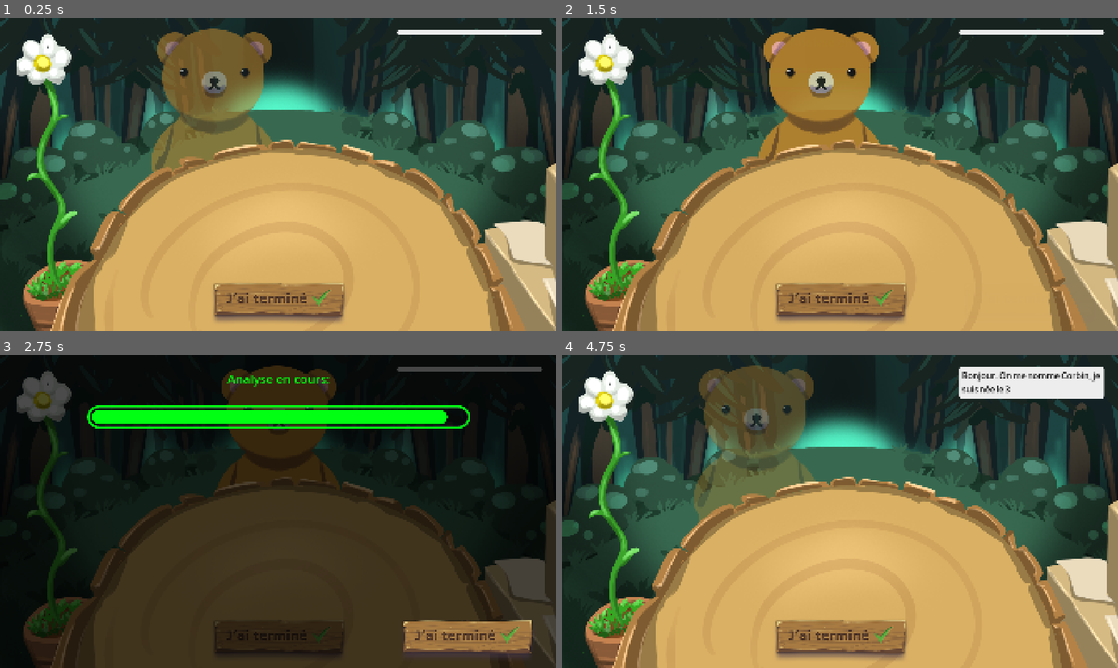
Above: before the commit, frames 1-4 (two rows, left to right).
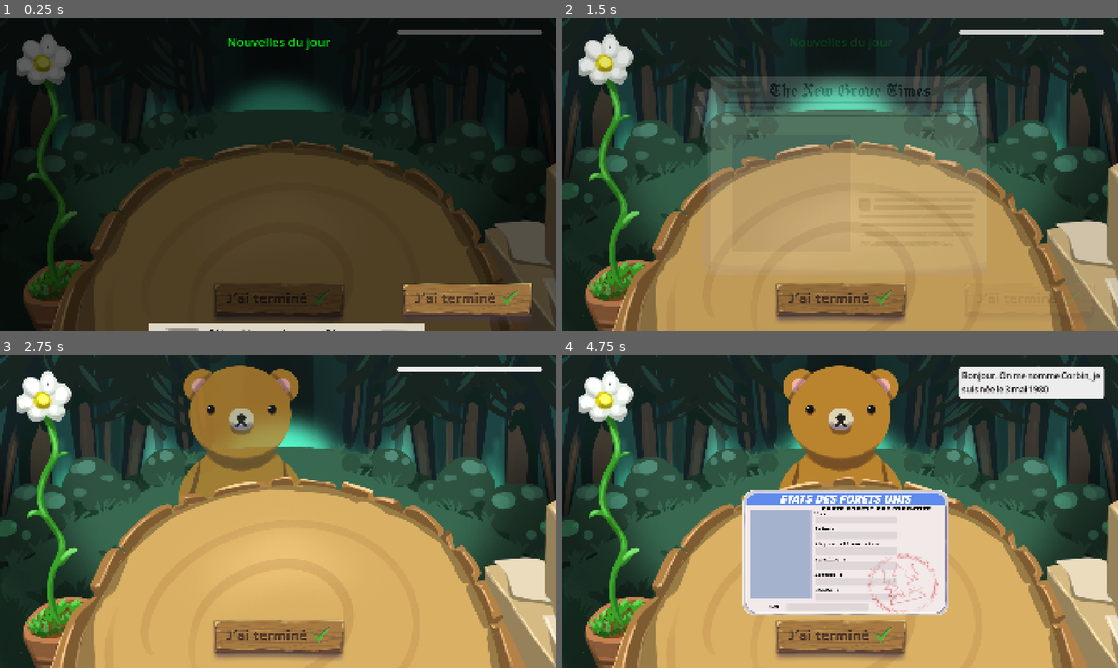
Above: after the commit, the same moments.

Repository: Acedyn/sgj-faux-cerf
Game: Godot game, scene res://contact/character_contact.tscn
Same seed, same stepped clock (60 frames per second), same inputs: the game is played once before the commit and once after it.
Inputs (mouse positions are in pixels of both pictures, inside the frame that each line leads up to):
- Up to frame 1 (0.25 s): no input
- Up to frame 2 (1.5 s): click (840, 302) at 0.5 s; click (1029, 302) at 1.25 s
- Up to frame 3 (2.75 s): click (278, 639) at 2 s
- Up to frame 4 (4.75 s): click (1029, 639) at 2.77 s; click (979, 376) at 3.5 s, where only the run after the commit has a clickable "Bonjour."; click "On" at 4.25 s

The runs differ from the first frame. In frame 1, 82% of the frame differs, in the area x 0-100%, y 0-100%; in frame 2, 26%; in frame 3, 97%; in frame 4, 27%.

Commit message:
feat: add the manchette logic

Diff:
--- a/contact/character_contact.tscn
+++ b/contact/character_contact.tscn
@@ -9,7 +9,10 @@
 [ext_resource type="Script" uid="uid://dg177okdt05xo" path="res://levels/level_manager.gd" id="7_nw3mx"]
 [ext_resource type="Texture2D" uid="uid://ckbuvei5dot36" path="res://levels/passed.png" id="8_we84g"]
 [ext_resource type="Texture2D" uid="uid://bknc75sfpjob3" path="res://contact/button_finish.png" id="8_x1xsh"]
+[ext_resource type="Script" uid="uid://cwduwy2napkd" path="res://contact/result_container.gd" id="9_4d1mq"]
 [ext_resource type="Texture2D" uid="uid://b76k563tkymj" path="res://levels/refused.png" id="9_c3q2n"]
+[ext_resource type="Script" uid="uid://dhlugcahi40a6" path="res://contact/manchette_container.gd" id="11_4d1mq"]
+[ext_resource type="Texture2D" uid="uid://baucc5dwglskd" path="res://contact/manchette.png" id="12_6t8y8"]
 
 [sub_resource type="Animation" id="Animation_nw3mx"]
 length = 0.001
@@ -120,6 +123,33 @@
 "transitions": PackedFloat32Array(1),
 "update": 0,
 "values": [Vector2(1, 1)]
+}
+
+[sub_resource type="Animation" id="Animation_hj4nv"]
+resource_name = "character_animation_in"
+tracks/0/type = "value"
+tracks/0/imported = false
+tracks/0/enabled = true
+tracks/0/path = NodePath("CharacterContainer/CharacterTexture:modulate")
+tracks/0/interp = 1
+tracks/0/loop_wrap = true
+tracks/0/keys = {
+"times": PackedFloat32Array(0, 1),
+"transitions": PackedFloat32Array(0.31864, 1),
+"update": 0,
+"values": [Color(1, 1, 1, 0), Color(1, 1, 1, 1)]
+}
+tracks/1/type = "value"
+tracks/1/imported = false
+tracks/1/enabled = true
+tracks/1/path = NodePath("CharacterContainer/CharacterTexture:position")
+tracks/1/interp = 1
+tracks/1/loop_wrap = true
+tracks/1/keys = {
+"times": PackedFloat32Array(0, 1),
+"transitions": PackedFloat32Array(0.450625, 0.120742),
+"update": 0,
+"values": [Vector2(-400, 0), Vector2(0, 0)]
 }
 
 [sub_resource type="Animation" id="Animation_x1xsh"]
@@ -149,31 +179,32 @@
 "values": [Vector2(0, 0), Vector2(400, 0)]
 }
 
-[sub_resource type="Animation" id="Animation_hj4nv"]
-resource_name = "character_animation_in"
-tracks/0/type = "value"
-tracks/0/imported = false
-tracks/0/enabled = true
-tracks/0/path = NodePath("CharacterContainer/CharacterTexture:modulate")
-tracks/0/interp = 1
-tracks/0/loop_wrap = true
-tracks/0/keys = {
-"times": PackedFloat32Array(0, 1),
-"transitions": PackedFloat32Array(0.31864, 1),
+[sub_resource type="Animation" id="Animation_we84g"]
+resource_name = "doc_animation_in"
+length = 0.5
+tracks/0/type = "value"
+tracks/0/imported = false
+tracks/0/enabled = true
+tracks/0/path = NodePath("DocumentContainer:modulate")
+tracks/0/interp = 1
+tracks/0/loop_wrap = true
+tracks/0/keys = {
+"times": PackedFloat32Array(0, 0.5),
+"transitions": PackedFloat32Array(0.297302, 1),
 "update": 0,
 "values": [Color(1, 1, 1, 0), Color(1, 1, 1, 1)]
 }
 tracks/1/type = "value"
 tracks/1/imported = false
 tracks/1/enabled = true
-tracks/1/path = NodePath("CharacterContainer/CharacterTexture:position")
+tracks/1/path = NodePath("DocumentContainer:position")
 tracks/1/interp = 1
 tracks/1/loop_wrap = true
 tracks/1/keys = {
-"times": PackedFloat32Array(0, 1),
-"transitions": PackedFloat32Array(0.450625, 0.120742),
-"update": 0,
-"values": [Vector2(-400, 0), Vector2(0, 0)]
+"times": PackedFloat32Array(0, 0.5),
+"transitions": PackedFloat32Array(0.267943, 1),
+"update": 0,
+"values": [Vector2(0, 600), Vector2(0, -30)]
 }
 
 [sub_resource type="Animation" id="Animation_c3q2n"]
@@ -204,188 +235,13 @@
 "values": [Vector2(0, -30), Vector2(0, 600)]
 }
 
-[sub_resource type="Animation" id="Animation_6t8y8"]
-resource_name = "result_out"
-length = 0.2
-tracks/0/type = "value"
-tracks/0/imported = false
-tracks/0/enabled = true
-tracks/0/path = NodePath("ResultContainer:modulate")
-tracks/0/interp = 1
-tracks/0/loop_wrap = true
-tracks/0/keys = {
-"times": PackedFloat32Array(0, 0.2),
-"transitions": PackedFloat32Array(0.435275, 1),
-"update": 0,
-"values": [Color(1, 1, 1, 1), Color(1, 1, 1, 0)]
-}
-
-[sub_resource type="Animation" id="Animation_we84g"]
-resource_name = "doc_animation_in"
-length = 0.5
-tracks/0/type = "value"
-tracks/0/imported = false
-tracks/0/enabled = true
-tracks/0/path = NodePath("DocumentContainer:modulate")
-tracks/0/interp = 1
-tracks/0/loop_wrap = true
-tracks/0/keys = {
-"times": PackedFloat32Array(0, 0.5),
-"transitions": PackedFloat32Array(0.297302, 1),
-"update": 0,
-"values": [Color(1, 1, 1, 0), Color(1, 1, 1, 1)]
-}
-tracks/1/type = "value"
-tracks/1/imported = false
-tracks/1/enabled = true
-tracks/1/path = NodePath("DocumentContainer:position")
-tracks/1/interp = 1
-tracks/1/loop_wrap = true
-tracks/1/keys = {
-"times": PackedFloat32Array(0, 0.5),
-"transitions": PackedFloat32Array(0.267943, 1),
-"update": 0,
-"values": [Vector2(0, 600), Vector2(0, -30)]
-}
-
-[sub_resource type="Animation" id="Animation_4d1mq"]
-resource_name = "result_in_passed"
-length = 2.0
-tracks/0/type = "value"
-tracks/0/imported = false
-tracks/0/enabled = true
-tracks/0/path = NodePath("ResultContainer:modulate")
-tracks/0/interp = 1
-tracks/0/loop_wrap = true
-tracks/0/keys = {
-"times": PackedFloat32Array(0, 0.2),
-"transitions": PackedFloat32Array(0.267943, 1),
-"update": 0,
-"values": [Color(1, 1, 1, 0), Color(1, 1, 1, 1)]
-}
-tracks/1/type = "value"
-tracks/1/imported = false
-tracks/1/enabled = true
-tracks/1/path = NodePath("ResultContainer/ResultContainer/MarginContainer2/Panel/Panel2:size")
-tracks/1/interp = 1
-tracks/1/loop_wrap = true
-tracks/1/keys = {
-"times": PackedFloat32Array(0.2, 1),
-"transitions": PackedFloat32Array(0.287175, 1),
-"update": 0,
-"values": [Vector2(0, 80), Vector2(1321.89, 80)]
-}
-tracks/2/type = "value"
-tracks/2/imported = false
-tracks/2/enabled = true
-tracks/2/path = NodePath("ResultContainer/PassedText:modulate")
-tracks/2/interp = 1
-tracks/2/loop_wrap = true
-tracks/2/keys = {
-"times": PackedFloat32Array(1.2, 1.5),
-"transitions": PackedFloat32Array(8, 1),
-"update": 0,
-"values": [Color(1, 1, 1, 0), Color(1, 1, 1, 1)]
-}
-tracks/3/type = "value"
-tracks/3/imported = false
-tracks/3/enabled = true
-tracks/3/path = NodePath("ResultContainer/RefusedText:modulate")
-tracks/3/interp = 1
-tracks/3/loop_wrap = true
-tracks/3/keys = {
-"times": PackedFloat32Array(1.2),
-"transitions": PackedFloat32Array(1),
-"update": 0,
-"values": [Color(1, 1, 1, 0)]
-}
-tracks/4/type = "value"
-tracks/4/imported = false
-tracks/4/enabled = true
-tracks/4/path = NodePath("ResultContainer/PassedText:scale")
-tracks/4/interp = 1
-tracks/4/loop_wrap = true
-tracks/4/keys = {
-"times": PackedFloat32Array(1.2, 1.5),
-"transitions": PackedFloat32Array(8, 1),
-"update": 0,
-"values": [Vector2(0.5, 0.5), Vector2(1, 1)]
-}
-
-[sub_resource type="Animation" id="Animation_qcico"]
-resource_name = "result_in_refused"
-length = 2.0
-tracks/0/type = "value"
-tracks/0/imported = false
-tracks/0/enabled = true
-tracks/0/path = NodePath("ResultContainer:modulate")
-tracks/0/interp = 1
-tracks/0/loop_wrap = true
-tracks/0/keys = {
-"times": PackedFloat32Array(0, 0.2),
-"transitions": PackedFloat32Array(0.267943, 1),
-"update": 0,
-"values": [Color(1, 1, 1, 0), Color(1, 1, 1, 1)]
-}
-tracks/1/type = "value"
-tracks/1/imported = false
-tracks/1/enabled = true
-tracks/1/path = NodePath("ResultContainer/ResultContainer/MarginContainer2/Panel/Panel2:size")
-tracks/1/interp = 1
-tracks/1/loop_wrap = true
-tracks/1/keys = {
-"times": PackedFloat32Array(0.2, 1),
-"transitions": PackedFloat32Array(0.287175, 1),
-"update": 0,
-"values": [Vector2(0, 80), Vector2(1321.89, 80)]
-}
-tracks/2/type = "value"
-tracks/2/imported = false
-tracks/2/enabled = true
-tracks/2/path = NodePath("ResultContainer/PassedText:modulate")
-tracks/2/interp = 1
-tracks/2/loop_wrap = true
-tracks/2/keys = {
-"times": PackedFloat32Array(1.2),
-"transitions": PackedFloat32Array(8),
-"update": 0,
-"values": [Color(1, 1, 1, 0)]
-}
-tracks/3/type = "value"
-tracks/3/imported = false
-tracks/3/enabled = true
-tracks/3/path = NodePath("ResultContainer/RefusedText:modulate")
-tracks/3/interp = 1
-tracks/3/loop_wrap = true
-tracks/3/keys = {
-"times": PackedFloat32Array(1.2, 1.5),
-"transitions": PackedFloat32Array(8, 1),
-"update": 0,
-"values": [Color(1, 1, 1, 0), Color(1, 1, 1, 1)]
-}
-tracks/4/type = "value"
-tracks/4/imported = false
-tracks/4/enabled = true
-tracks/4/path = NodePath("ResultContainer/RefusedText:scale")
-tracks/4/interp = 1
-tracks/4/loop_wrap = true
-tracks/4/keys = {
-"times": PackedFloat32Array(1.2, 1.5),
-"transitions": PackedFloat32Array(8, 1),
-"update": 0,
-"values": [Vector2(0.5, 0.5), Vector2(1, 1)]
-}
-
 [sub_resource type="AnimationLibrary" id="AnimationLibrary_4d1mq"]
 _data = {
 &"RESET": SubResource("Animation_nw3mx"),
 &"character_animation_in": SubResource("Animation_hj4nv"),
 &"character_animation_out": SubResource("Animation_x1xsh"),
 &"doc_animation_in": SubResource("Animation_we84g"),
-&"doc_animation_out": SubResource("Animation_c3q2n"),
-&"result_in_passed": SubResource("Animation_4d1mq"),
-&"result_in_refused": SubResource("Animation_qcico"),
-&"result_out": SubResource("Animation_6t8y8")
+&"doc_animation_out": SubResource("Animation_c3q2n")
 }
 
 [sub_resource type="SystemFont" id="SystemFont_x1xsh"]
@@ -416,6 +272,274 @@
 corner_radius_bottom_right = 50
 corner_radius_bottom_left = 50
 
+[sub_resource type="Animation" id="Animation_djtxk"]
+resource_name = "RESET"
+length = 0.001
+tracks/0/type = "value"
+tracks/0/imported = false
+tracks/0/enabled = true
+tracks/0/path = NodePath(".:modulate")
+tracks/0/interp = 1
+tracks/0/loop_wrap = true
+tracks/0/keys = {
+"times": PackedFloat32Array(0),
+"transitions": PackedFloat32Array(0.267943),
+"update": 0,
+"values": [Color(1, 1, 1, 0)]
+}
+tracks/1/type = "value"
+tracks/1/imported = false
+tracks/1/enabled = true
+tracks/1/path = NodePath("RefusedText:modulate")
+tracks/1/interp = 1
+tracks/1/loop_wrap = true
+tracks/1/keys = {
+"times": PackedFloat32Array(0),
+"transitions": PackedFloat32Array(1),
+"update": 0,
+"values": [Color(1, 1, 1, 0)]
+}
+tracks/2/type = "value"
+tracks/2/imported = false
+tracks/2/enabled = true
+tracks/2/path = NodePath("PassedText:modulate")
+tracks/2/interp = 1
+tracks/2/loop_wrap = true
+tracks/2/keys = {
+"times": PackedFloat32Array(0),
+"transitions": PackedFloat32Array(8),
+"update": 0,
+"values": [Color(1, 1, 1, 0)]
+}
+tracks/3/type = "value"
+tracks/3/imported = false
+tracks/3/enabled = true
+tracks/3/path = NodePath("ResultContainer/MarginContainer2/Panel/Panel2:size")
+tracks/3/interp = 1
+tracks/3/loop_wrap = true
+tracks/3/keys = {
+"times": PackedFloat32Array(0),
+"transitions": PackedFloat32Array(0.287175),
+"update": 0,
+"values": [Vector2(0, 80)]
+}
+
+[sub_resource type="Animation" id="Animation_4d1mq"]
+resource_name = "result_in_passed"
+length = 1.5
+tracks/0/type = "value"
+tracks/0/imported = false
+tracks/0/enabled = true
+tracks/0/path = NodePath(".:modulate")
+tracks/0/interp = 1
+tracks/0/loop_wrap = true
+tracks/0/keys = {
+"times": PackedFloat32Array(0, 0.2),
+"transitions": PackedFloat32Array(0.267943, 1),
+"update": 0,
+"values": [Color(1, 1, 1, 0), Color(1, 1, 1, 1)]
+}
+tracks/1/type = "value"
+tracks/1/imported = false
+tracks/1/enabled = true
+tracks/1/path = NodePath("PassedText:scale")
+tracks/1/interp = 1
+tracks/1/loop_wrap = true
+tracks/1/keys = {
+"times": PackedFloat32Array(1.2, 1.5),
+"transitions": PackedFloat32Array(8, 1),
+"update": 0,
+"values": [Vector2(0.5, 0.5), Vector2(1, 1)]
+}
+tracks/2/type = "value"
+tracks/2/imported = false
+tracks/2/enabled = true
+tracks/2/path = NodePath("RefusedText:modulate")
+tracks/2/interp = 1
+tracks/2/loop_wrap = true
+tracks/2/keys = {
+"times": PackedFloat32Array(1.2),
+"transitions": PackedFloat32Array(1),
+"update": 0,
+"values": [Color(1, 1, 1, 0)]
+}
+tracks/3/type = "value"
+tracks/3/imported = false
+tracks/3/enabled = true
+tracks/3/path = NodePath("PassedText:modulate")
+tracks/3/interp = 1
+tracks/3/loop_wrap = true
+tracks/3/keys = {
+"times": PackedFloat32Array(1.2, 1.5),
+"transitions": PackedFloat32Array(8, 1),
+"update": 0,
+"values": [Color(1, 1, 1, 0), Color(1, 1, 1, 1)]
+}
+tracks/4/type = "value"
+tracks/4/imported = false
+tracks/4/enabled = true
+tracks/4/path = NodePath("ResultContainer/MarginContainer2/Panel/Panel2:size")
+tracks/4/interp = 1
+tracks/4/loop_wrap = true
+tracks/4/keys = {
+"times": PackedFloat32Array(0.2, 1),
+"transitions": PackedFloat32Array(0.287175, 1),
+"update": 0,
+"values": [Vector2(0, 80), Vector2(1321.89, 80)]
+}
+
+[sub_resource type="Animation" id="Animation_6t8y8"]
+resource_name = "result_in_refused"
+length = 1.5
+tracks/0/type = "value"
+tracks/0/imported = false
+tracks/0/enabled = true
+tracks/0/path = NodePath(".:modulate")
+tracks/0/interp = 1
+tracks/0/loop_wrap = true
+tracks/0/keys = {
+"times": PackedFloat32Array(0, 0.2),
+"transitions": PackedFloat32Array(0.267943, 1),
+"update": 0,
+"values": [Color(1, 1, 1, 0), Color(1, 1, 1, 1)]
+}
+tracks/1/type = "value"
+tracks/1/imported = false
+tracks/1/enabled = true
+tracks/1/path = NodePath("RefusedText:scale")
+tracks/1/interp = 1
+tracks/1/loop_wrap = true
+tracks/1/keys = {
+"times": PackedFloat32Array(1.2, 1.5),
+"transitions": PackedFloat32Array(8, 1),
+"update": 0,
+"values": [Vector2(0.5, 0.5), Vector2(1, 1)]
+}
+tracks/2/type = "value"
+tracks/2/imported = false
+tracks/2/enabled = true
+tracks/2/path = NodePath("RefusedText:modulate")
+tracks/2/interp = 1
+tracks/2/loop_wrap = true
+tracks/2/keys = {
+"times": PackedFloat32Array(1.2, 1.5),
+"transitions": PackedFloat32Array(8, 1),
+"update": 0,
+"values": [Color(1, 1, 1, 0), Color(1, 1, 1, 1)]
+}
+tracks/3/type = "value"
+tracks/3/imported = false
+tracks/3/enabled = true
+tracks/3/path = NodePath("PassedText:modulate")
+tracks/3/interp = 1
+tracks/3/loop_wrap = true
+tracks/3/keys = {
+"times": PackedFloat32Array(1.2),
+"transitions": PackedFloat32Array(8),
+"update": 0,
+"values": [Color(1, 1, 1, 0)]
+}
+tracks/4/type = "value"
+tracks/4/imported = false
+tracks/4/enabled = true
+tracks/4/path = NodePath("ResultContainer/MarginContainer2/Panel/Panel2:size")
+tracks/4/interp = 1
+tracks/4/loop_wrap = true
+tracks/4/keys = {
+"times": PackedFloat32Array(0.2, 1),
+"transitions": PackedFloat32Array(0.287175, 1),
+"update": 0,
+"values": [Vector2(0, 80), Vector2(1321.89, 80)]
+}
+
+[sub_resource type="Animation" id="Animation_qcico"]
+resource_name = "result_out"
+length = 0.2
+tracks/0/type = "value"
+tracks/0/imported = false
+tracks/0/enabled = true
+tracks/0/path = NodePath(".:modulate")
+tracks/0/interp = 1
+tracks/0/loop_wrap = true
+tracks/0/keys = {
+"times": PackedFloat32Array(0, 0.2),
+"transitions": PackedFloat32Array(0.435275, 1),
+"update": 0,
+"values": [Color(1, 1, 1, 1), Color(1, 1, 1, 0)]
+}
+
+[sub_resource type="AnimationLibrary" id="AnimationLibrary_djtxk"]
+_data = {
+&"RESET": SubResource("Animation_djtxk"),
+&"result_in_passed": SubResource("Animation_4d1mq"),
+&"result_in_refused": SubResource("Animation_6t8y8"),
+&"result_out": SubResource("Animation_qcico")
+}
+
+[sub_resource type="Animation" id="Animation_gjmd2"]
+resource_name = "RESET"
+tracks/0/type = "value"
+tracks/0/imported = false
+tracks/0/enabled = true
+tracks/0/path = NodePath("MarginContainer:position")
+tracks/0/interp = 1
+tracks/0/loop_wrap = true
+tracks/0/keys = {
+"times": PackedFloat32Array(0),
+"transitions": PackedFloat32Array(1),
+"update": 0,
+"values": [Vector2(0, 0)]
+}
+
+[sub_resource type="Animation" id="Animation_a0xff"]
+resource_name = "manchette_in"
+tracks/0/type = "value"
+tracks/0/imported = false
+tracks/0/enabled = true
+tracks/0/path = NodePath(".:modulate")
+tracks/0/interp = 1
+tracks/0/loop_wrap = true
+tracks/0/keys = {
+"times": PackedFloat32Array(0, 0.5),
+"transitions": PackedFloat32Array(0.267943, 1),
+"update": 0,
+"values": [Color(1, 1, 1, 0), Color(1, 1, 1, 1)]
+}
+tracks/1/type = "value"
+tracks/1/imported = false
+tracks/1/enabled = true
+tracks/1/path = NodePath("MarginContainer:position")
+tracks/1/interp = 1
+tracks/1/loop_wrap = true
+tracks/1/keys = {
+"times": PackedFloat32Array(0.2, 0.8),
+"transitions": PackedFloat32Array(0.353553, 1),
+"update": 0,
+"values": [Vector2(0, 1000), Vector2(0, 0)]
+}
+
+[sub_resource type="Animation" id="Animation_nshxt"]
+resource_name = "manchette_out"
+tracks/0/type = "value"
+tracks/0/imported = false
+tracks/0/enabled = true
+tracks/0/path = NodePath(".:modulate")
+tracks/0/interp = 1
+tracks/0/loop_wrap = true
+tracks/0/keys = {
+"times": PackedFloat32Array(0, 0.2),
+"transitions": PackedFloat32Array(1, 0.267943),
+"update": 0,
+"values": [Color(1, 1, 1, 1), Color(1, 1, 1, 0)]
+}
+
+[sub_resource type="AnimationLibrary" id="AnimationLibrary_a0xff"]
+_data = {
+&"RESET": SubResource("Animation_gjmd2"),
+&"manchette_in": SubResource("Animation_a0xff"),
+&"manchette_out": SubResource("Animation_nshxt")
+}
+
 [node name="CharacterContact" type="Node2D"]
 
 [node name="Control" type="Control" parent="."]
@@ -510,7 +634,6 @@
 metadata/_edit_use_anchors_ = true
 
 [node name="ResultContainer" type="ColorRect" parent="Control/LevelManager"]
-visible = false
 modulate = Color(1, 1, 1, 0)
 layout_mode = 1
 anchors_preset = 15
@@ -520,6 +643,7 @@
 grow_vertical = 2
 mouse_filter = 2
 color = Color(0, 0, 0, 0.705882)
+script = ExtResource("9_4d1mq")
 metadata/_edit_use_anchors_ = true
 
 [node name="ResultContainer" type="VBoxContainer" parent="Control/LevelManager/ResultContainer"]
@@ -528,7 +652,6 @@
 offset_bottom = 1082.0
 grow_horizontal = 2
 grow_vertical = 2
-metadata/_edit_use_anchors_ = true
 
 [node name="MarginContainer" type="MarginContainer" parent="Control/LevelManager/ResultContainer/ResultContainer"]
 layout_mode = 2
@@ -558,7 +681,7 @@
 
 [node name="Panel2" type="Panel" parent="Control/LevelManager/ResultContainer/ResultContainer/MarginContainer2/Panel"]
 custom_minimum_size = Vector2(0, 80)
-offset_right = 1321.89
+layout_mode = 0
 offset_bottom = 80.0
 theme_override_styles/panel = SubResource("StyleBoxFlat_qcico")
 
@@ -578,6 +701,7 @@
 stretch_mode = 5
 
 [node name="PassedText" type="TextureRect" parent="Control/LevelManager/ResultContainer"]
+modulate = Color(1, 1, 1, 0)
 z_index = 10
 layout_mode = 1
 anchors_preset = -1
@@ -594,6 +718,7 @@
 metadata/_edit_use_anchors_ = true
 
 [node name="RefusedText" type="TextureRect" parent="Control/LevelManager/ResultContainer"]
+modulate = Color(1, 1, 1, 0)
 z_index = 10
 layout_mode = 0
 offset_left = 504.0
@@ -604,6 +729,84 @@
 pivot_offset = Vector2(486.5, 285.5)
 texture = ExtResource("9_c3q2n")
 
+[node name="ResultPlayer" type="AnimationPlayer" parent="Control/LevelManager/ResultContainer"]
+libraries = {
+&"": SubResource("AnimationLibrary_djtxk")
+}
+
+[node name="ManchetteContainer" type="ColorRect" parent="Control/LevelManager"]
+modulate = Color(1, 1, 1, 0)
+layout_mode = 1
+anchors_preset = 15
+anchor_right = 1.0
+anchor_bottom = 1.0
+grow_horizontal = 2
+grow_vertical = 2
+mouse_filter = 2
+color = Color(0, 0, 0, 0.705882)
+script = ExtResource("11_4d1mq")
+metadata/_edit_use_anchors_ = true
+
+[node name="MarginContainer2" type="MarginContainer" parent="Control/LevelManager/ManchetteContainer"]
+layout_mode = 1
+anchors_preset = 5
+anchor_left = 0.5
+anchor_right = 0.5
+offset_left = -219.0
+offset_right = 219.0
+offset_bottom = 152.0
+grow_horizontal = 2
+theme_override_constants/margin_top = 50
+theme_override_constants/margin_bottom = 50
+metadata/_edit_use_anchors_ = true
+
+[node name="Label" type="Label" parent="Control/LevelManager/ManchetteContainer/MarginContainer2"]
+layout_mode = 2
+size_flags_vertical = 0
+theme_override_colors/font_color = Color(0, 1, 0.0705882, 1)
+theme_override_fonts/font = SubResource("SystemFont_x1xsh")
+theme_override_font_sizes/font_size = 42
+text = "Nouvelles du jour"
+horizontal_alignment = 1
+
+[node name="ManchettePlayer" type="AnimationPlayer" parent="Control/LevelManager/ManchetteContainer"]
+libraries = {
+&"": SubResource("AnimationLibrary_a0xff")
+}
+
+[node name="MarginContainer" type="MarginContainer" parent="Control/LevelManager/ManchetteContainer"]
+layout_mode = 1
+anchors_preset = 15
+anchor_right = 1.0
+anchor_bottom = 1.0
+grow_horizontal = 2
+grow_vertical = 2
+theme_override_constants/margin_left = 200
+theme_override_constants/margin_top = 200
+theme_override_constants/margin_right = 200
+theme_override_constants/margin_bottom = 200
+
+[node name="TextureRect" type="TextureRect" parent="Control/LevelManager/ManchetteContainer/MarginContainer"]
+layout_mode = 2
+texture = ExtResource("12_6t8y8")
+expand_mode = 2
+stretch_mode = 5
+
+[node name="ContinueButton" type="TextureButton" parent="Control/LevelManager/ManchetteContainer"]
+layout_mode = 1
+anchors_preset = 7
+anchor_left = 0.5
+anchor_top = 1.0
+anchor_right = 0.5
+anchor_bottom = 1.0
+offset_left = 412.5
+offset_top = -192.0
+offset_right = 890.5
+grow_horizontal = 2
+grow_vertical = 0
+texture_normal = ExtResource("8_x1xsh")
+stretch_mode = 5
+
 [node name="DocumentContainer" type="Control" parent="Control/LevelManager"]
 modulate = Color(1, 1, 1, 0)
 layout_mode = 1
--- /dev/null
+++ b/contact/manchette_container.gd
@@ -0,0 +1,39 @@
+class_name ManchetteContainer
+
+extends ColorRect
+
+@onready var animation_player: AnimationPlayer = $ManchettePlayer
+@onready var manchette_texture: TextureRect = $MarginContainer/TextureRect
+@onready var continue_button: TextureButton = $ContinueButton
+var manchettes: Array[Dictionary] = []
+var manchette_index: int = 0
+
+func _ready() -> void:
+	visible = false
+
+	var manchettes_file = FileAccess.open("res://contact/manchette.txt", FileAccess.READ)
+	var entries = manchettes_file.get_csv_line()
+	while !manchettes_file.eof_reached():
+		var manchette = {}
+		var manchette_data = manchettes_file.get_csv_line()
+		if manchette_data.size() != entries.size():
+			continue
+		for i in range(entries.size()):
+			var entry = entries[i]
+			manchette[entry] = manchette_data[i]
+
+		manchettes.append(manchette)
+
+func show_next_manchette():
+	manchette_texture.texture = load("res://contact/manchette.png")
+	visible = true
+	animation_player.play("manchette_in")
+	await animation_player.animation_finished
+	await continue_button.pressed
+	await hide_manchette()
+	manchette_index += 1
+
+func hide_manchette():
+	animation_player.play("manchette_out")
+	await animation_player.animation_finished
+	visible = false
--- /dev/null
+++ b/contact/result_container.gd
@@ -0,0 +1,19 @@
+extends ColorRect
+
+@onready var animation_player: AnimationPlayer = $ResultPlayer
+
+func _ready() -> void:
+	visible = false
+
+func show_score(score: float):
+	visible = true
+	if score > 0.5:
+		animation_player.play("result_in_passed")
+	else:
+		animation_player.play("result_in_refused")
+	await animation_player.animation_finished
+
+func hide_score():
+	animation_player.play("result_out")
+	await animation_player.animation_finished
+	visible = false
--- a/levels/level_manager.gd
+++ b/levels/level_manager.gd
@@ -5,9 +5,11 @@
 @onready var character_speech: VBoxContainer = $CharacterSpeech
 @onready var words_container: Control = $WordsContainer
 @onready var result_container: Control = $ResultContainer
+@onready var manchette_container: ManchetteContainer = $ManchetteContainer
 @onready var animation_player: AnimationPlayer = $AnimationPlayer
 var levels: Array[Dictionary]
 var current_level: Dictionary
+var level_number = 0;
 
 func _ready() -> void:
 	GlobalSignals.word_drag_in.connect(_on_word_drag_in)
@@ -36,9 +38,11 @@
 	words_container.add_child(duplicated_word)
 
 func select_level():
+	# Clear the writted words
 	for child in words_container.get_children():
 		child.queue_free()
 
+	# If there is a level already loaded, clear it
 	if current_level:
 		character_speech.speech_text = ""
 		animation_player.play("doc_animation_out")
@@ -46,9 +50,15 @@
 		animation_player.play("character_animation_out")
 		await animation_player.animation_finished
 
+	# Show a manchette every 3 levels
+	if level_number % 3 == 0:
+		await manchette_container.show_next_manchette()
+
+	# Start the next level
 	animation_player.play("character_animation_in")
 	var level = levels[randi() % levels.size()]
 	current_level = level
+	level_number += 1
 	await animation_player.animation_finished
 	character_speech.speech_text = level["texte"]
 	animation_player.play("doc_animation_in")
@@ -66,30 +76,15 @@
 
 	return float(score) / result.size()
 
-func show_score(score: float):
-	print("SCORE: " + str(score))
-	result_container.visible = true
-	if score > 0.5:
-		animation_player.play("result_in_passed")
-	else:
-		animation_player.play("result_in_refused")
-	await animation_player.animation_finished
-
 
 func _on_validate_button_pressed() -> void:
 	var children: Array[SpeechWord] = []
 	for child in words_container.get_children():
 		children.append(child)
 	var score = compute_score(current_target.check_zones(children))
-	show_score(score)
-
-func hide_score():
-	animation_player.play("result_out")
-	await animation_player.animation_finished
-	result_container.visible = false
+	await result_container.show_score(score)
 
 
 func _on_continue_button_pressed() -> void:
-	print("hello")
-	await hide_score()
+	await result_container.hide_score()
 	select_level()
Not shown: 1 places in contact/character_contact.tscn that only renumber resources
Binary file added: contact/manchette.png
Not shown, added: contact/manchette.png.import
Not shown, added: contact/manchette.txt
Not shown, added: contact/manchette_container.gd.uid
Not shown, added: contact/result_container.gd.uid
